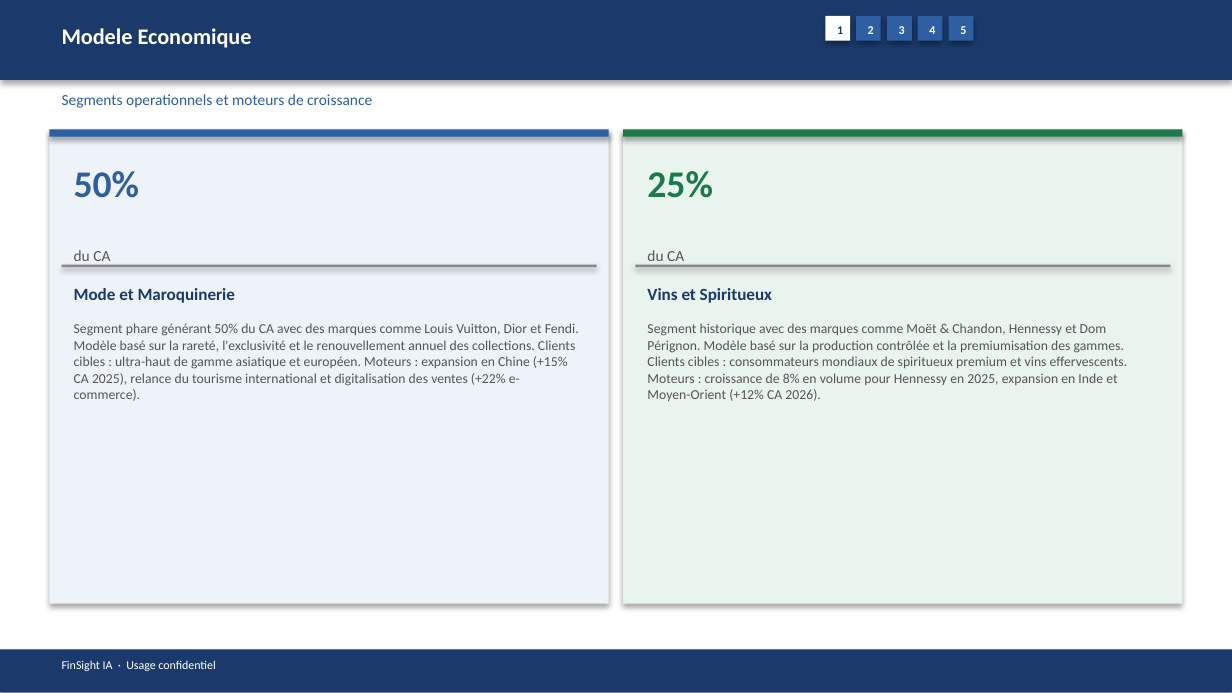
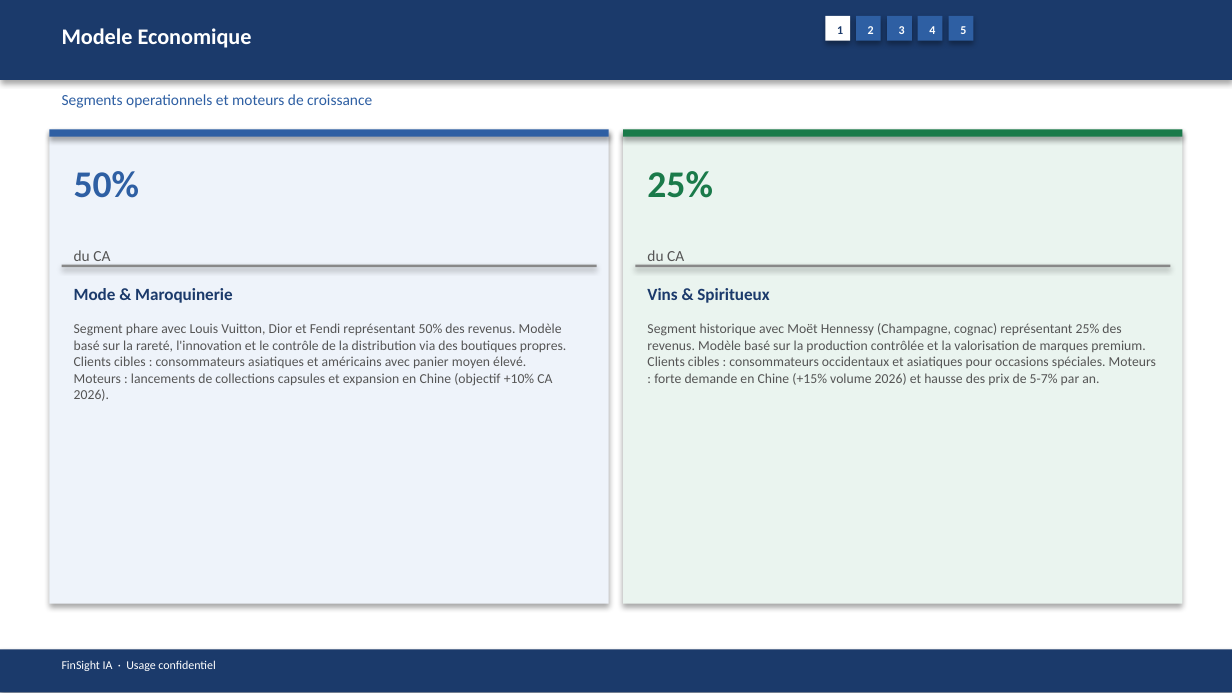
Before and after one commit to baptistejeh07-art/finsight-ia, a slide deck: slide 6 of preview/MC.PA/MC.PA_pitchbook.pptx. Drawn at 1232x693 pixels with LibreOffice and Linux fonts; fonts in the diff are those of the drawing. Boxes give left, top, right and bottom in pixels: in the first picture for what was removed or moved away, otherwise in the second. Text is boxed around its words. In the diff, an @@ line names an element or a change of style, - is before the commit and + after.

```diff
--- a/preview/MC.PA/MC.PA_pitchbook.pptx
+++ b/preview/MC.PA/MC.PA_pitchbook.pptx
@@ text at (x1=74, y1=288, x2=232, y2=303): text changed @@
-Mode et Maroquinerie
+Mode & Maroquinerie
@@ text at (x1=647, y1=288, x2=769, y2=303): text changed @@
-Vins et Spiritueux
+Vins & Spiritueux
@@ text at (x1=74, y1=323, x2=566, y2=401): text changed @@
-Segment phare générant 50% du CA avec des marques comme Louis Vuitton, Dior et Fendi. Modèle basé sur la rareté, l'exclusivité et le renouvellement annuel des collections. Clients cibles : ultra-haut de gamme asiatique et européen. Moteurs : expansion en Chine (+15% CA 2025), relance du tourisme international et digitalisation des ventes (+22% e-commerce).
+Segment phare avec Louis Vuitton, Dior et Fendi représentant 50% des revenus. Modèle basé sur la rareté, l'innovation et le contrôle de la distribution via des boutiques propres. Clients cibles : consommateurs asiatiques et américains avec panier moyen élevé. Moteurs : lancements de collections capsules et expansion en Chine (objectif +10% CA 2026).
@@ text at (x1=647, y1=323, x2=1156, y2=385): text changed @@
-Segment historique avec des marques comme Moët & Chandon, Hennessy et Dom Pérignon. Modèle basé sur la production contrôlée et la premiumisation des gammes. Clients cibles : consommateurs mondiaux de spiritueux premium et vins effervescents. Moteurs : croissance de 8% en volume pour Hennessy en 2025, expansion en Inde et Moyen-Orient (+12% CA 2026).
+Segment historique avec Moët Hennessy (Champagne, cognac) représentant 25% des revenus. Modèle basé sur la production contrôlée et la valorisation de marques premium. Clients cibles : consommateurs occidentaux et asiatiques pour occasions spéciales. Moteurs : forte demande en Chine (+15% volume 2026) et hausse des prix de 5-7% par an.
```
Also in this commit, not shown: 12 other slides changed, 3 other files.
